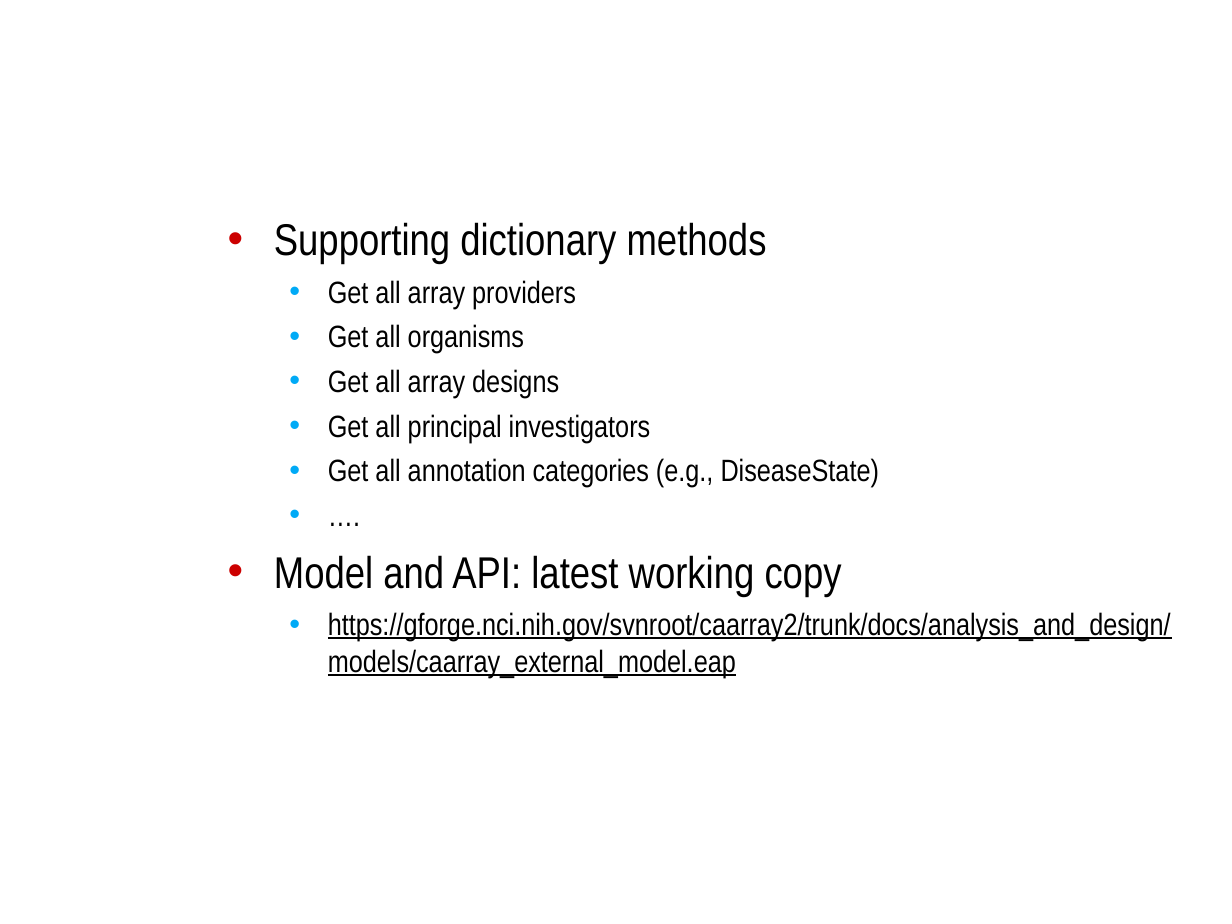
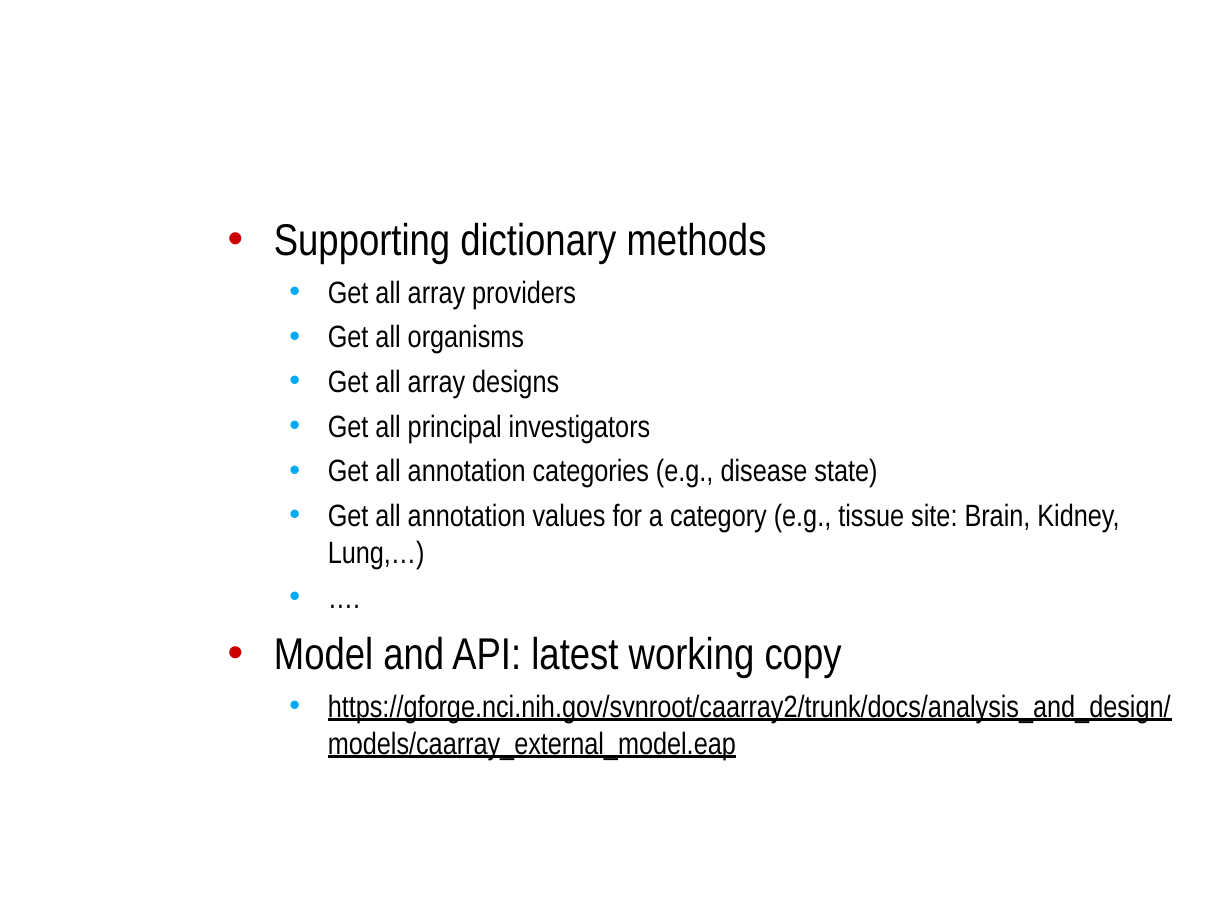
Before and after one commit to NCIP/caarray-docs, a slide deck: slide 10 of project_management/open_meetings/caArray User Community Meeting 2009.04.01.ppt. Drawn at 1232x924 pixels with LibreOffice and Linux fonts; fonts in the diff are those of the drawing; background and template pictures are left out. Boxes give left, top, right and bottom in pixels: in the first picture for what was removed or moved away, otherwise in the second. Text is boxed around its words. In the diff, an @@ line names an element or a change of style, - is before the commit and + after.

```diff
--- a/project_management/open_meetings/caArray User Community Meeting 2009.04.01.ppt
+++ b/project_management/open_meetings/caArray User Community Meeting 2009.04.01.ppt
@@ text at [328, 458, 1119, 569]: text changed @@
-  • Get all annotation categories (e.g., DiseaseState)
+  • Get all annotation categories (e.g., disease state)
+  • Get all annotation values for a category (e.g., tissue site: Brain, Kidney, Lung,…)
```
Also in this commit, not shown: 1 other slide changed.
